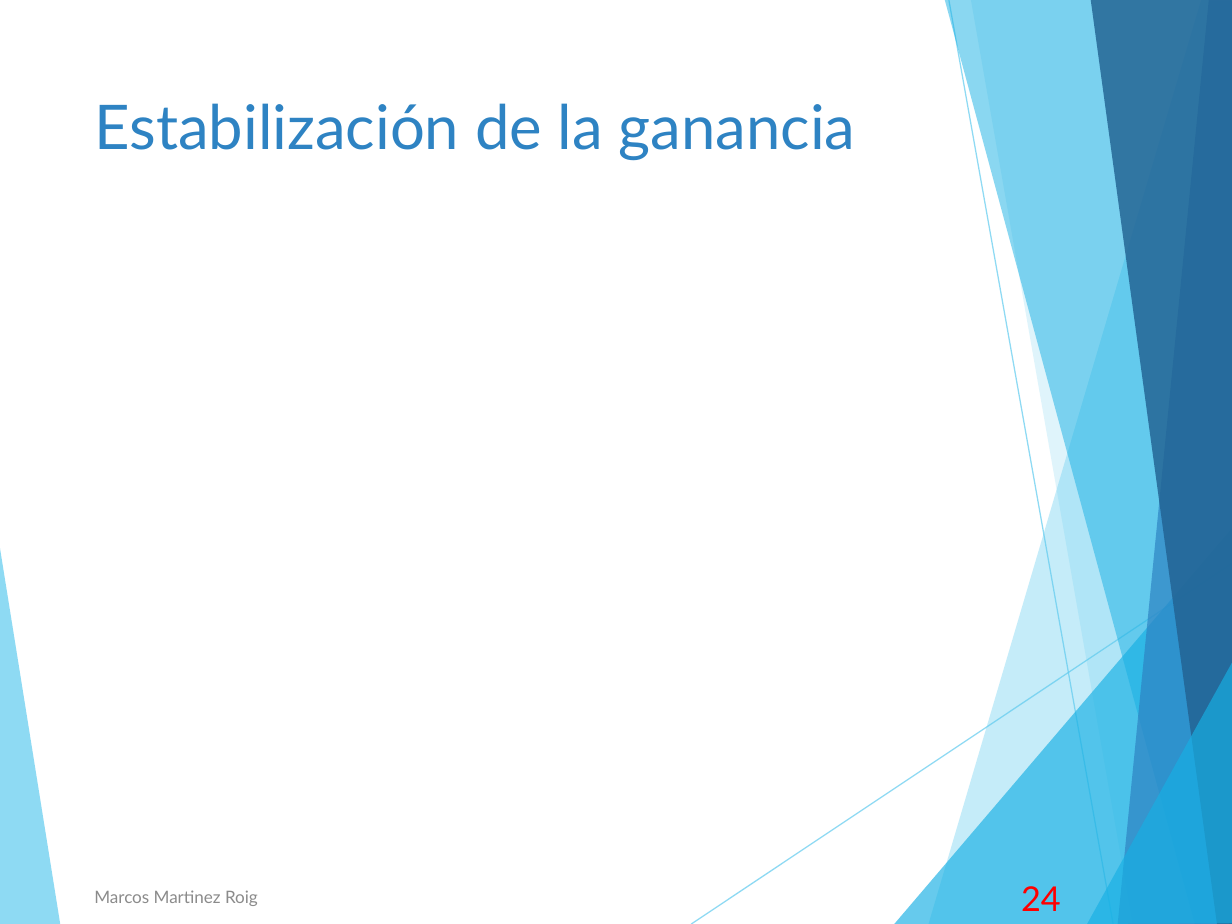
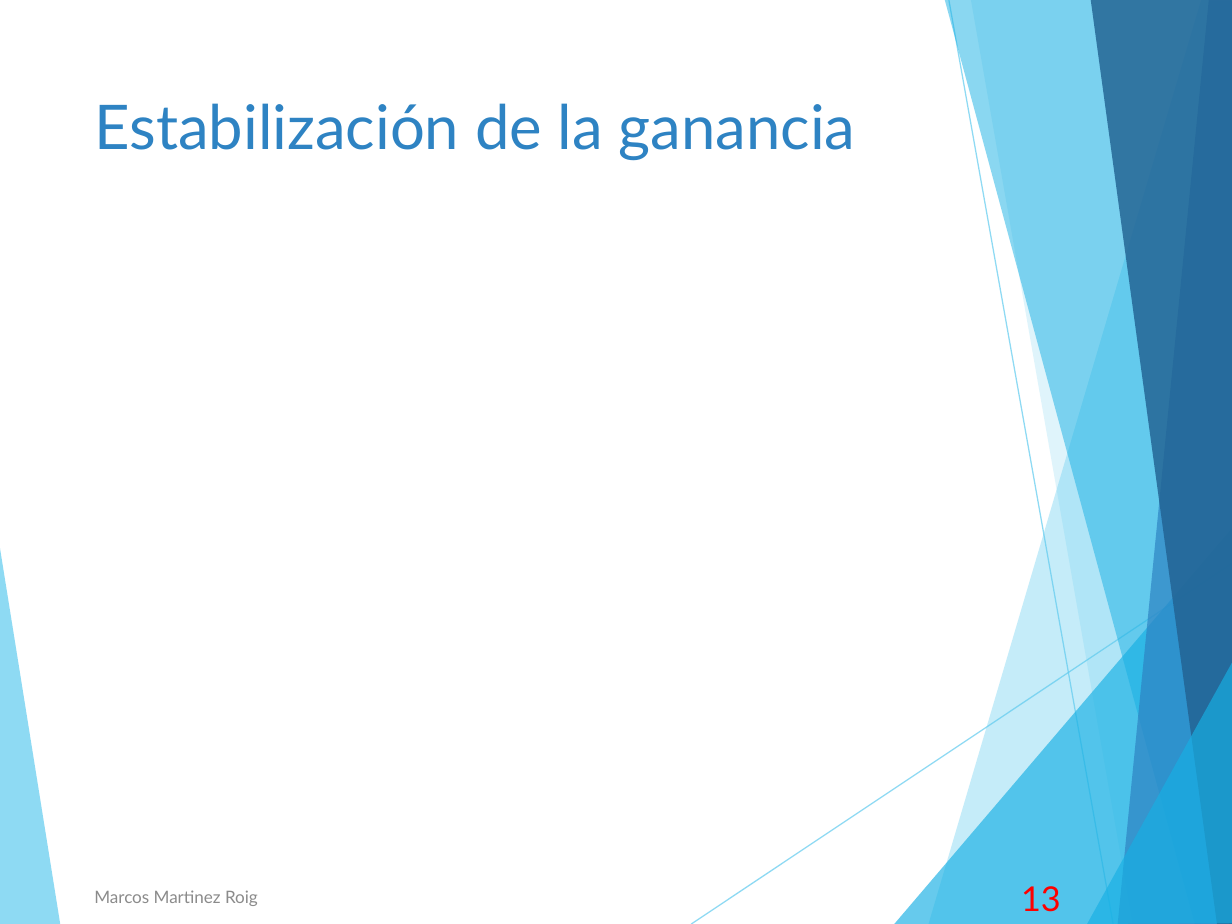
Before and after one commit to josediaz56/TFM-Marcos, a slide deck: slide 16 of Burdeos/presentación1.pptx. Drawn at 1232x924 pixels with LibreOffice and Linux fonts; fonts in the diff are those of the drawing; grey boxes stand for pictures. Boxes give left, top, right and bottom in pixels: in the first picture for what was removed or moved away, otherwise in the second. Text is boxed around its words. In the diff, an @@ line names an element or a change of style, - is before the commit and + after.

```diff
--- a/Burdeos/presentación1.pptx
+++ b/Burdeos/presentación1.pptx
@@ text at (1021,886,1061,912): text changed @@
-24
+13
```
Also in this commit, not shown: 4 other slides changed, 3 slides added, 1 other file.
